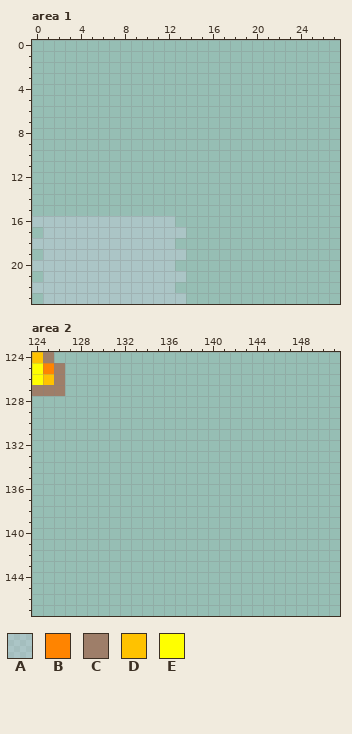
File history of a pixel-art file, AnglersLogbook/Framework/Assets/bookDetails.aseprite. This is how it looked before the edit.
256x256 pixels, 1 frame. Colours within 5 levels of each other are drawn and written as one. Shown: area 1: x 0..27, y 0..23; area 2: x 124..151, y 124..147. The old version is drawn lined up with the new one.
Visible layers, top first: "Layer 7", "Layer 6", "Layer 1".
Palette (. is transparent): A #ccd1e164  B #ff8400  C #9e7e69  D #ffc200  E #ffff00
Pixels before, area 1, first column x 0:
16 AAAAAAAAAAAAA.
17 .AAAAAAAAAAAAA
18 AAAAAAAAAAAAA.
19 .AAAAAAAAAAAAA
20 AAAAAAAAAAAAA.
21 .AAAAAAAAAAAAA
22 AAAAAAAAAAAAA.
23 .AAAAAAAAAAAAA
Pixels before, area 2, first column x 124:
124 DC.
125 EBC
126 EDC
127 CCC
New version:
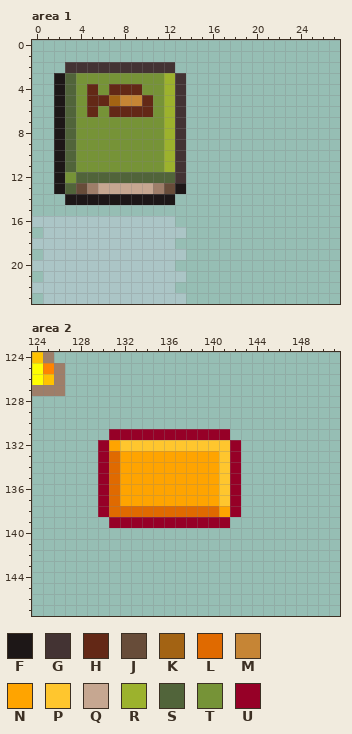
Colours new in this view: F #1d1717  G #433333  H #632816  J #674c39  K #a36313  L #e06a00  M #c68535  N #ffa400  P #ffc62e  Q #c6a791  R #9cb22d  S #51643a  T #769337  U #960027
Difference:
drawings rearranged on the sheet (the old picture shows each at its new place; 24 dropped ones are not shown)
Area 1:
The author put colour C in row 13 at x 5 and 11.
The author put colour F in rows 3 to 12 at x 2; in row 13 at x 2 and 13; in row 14 at x 3 to 12.
The author put colour G in row 2 at x 3 to 12; in rows 3 to 12 at x 13.
The author put colour H in row 4 at x 5 and 7 to 9; in row 5 at x 5 to 6 and 10; in row 6 at x 5 and 7 to 10.
The author put colour J in row 13 at x 4 and 12.
The author put colour K in row 5 at x 7.
The author put colour M in row 5 at x 8 to 9.
The author put colour Q in row 13 at x 6 to 10.
The author put colour R in rows 3 to 11 at x 12.
The author put colour S in rows 3 to 11 at x 3; in row 12 at x 4 to 12; in row 13 at x 3.
The author put colour T in row 3 at x 4 to 11; in row 4 at x 4, 6 and 10 to 11; in row 5 at x 4 and 11; in row 6 at x 4, 6 and 11; in rows 7 to 11 at x 4 to 11; in row 12 at x 3.
Area 2:
The author put colour L in rows 133 to 137 at x 131; in row 138 at x 131 to 140.
The author put colour N in row 132 at x 131; in rows 133 to 137 at x 132 to 140; in row 138 at x 141.
The author put colour P in row 132 at x 132 to 141; in rows 133 to 137 at x 141.
The author put colour U in row 131 at x 131 to 141; in rows 132 to 138 at x 130 and 142; in row 139 at x 131 to 141.
